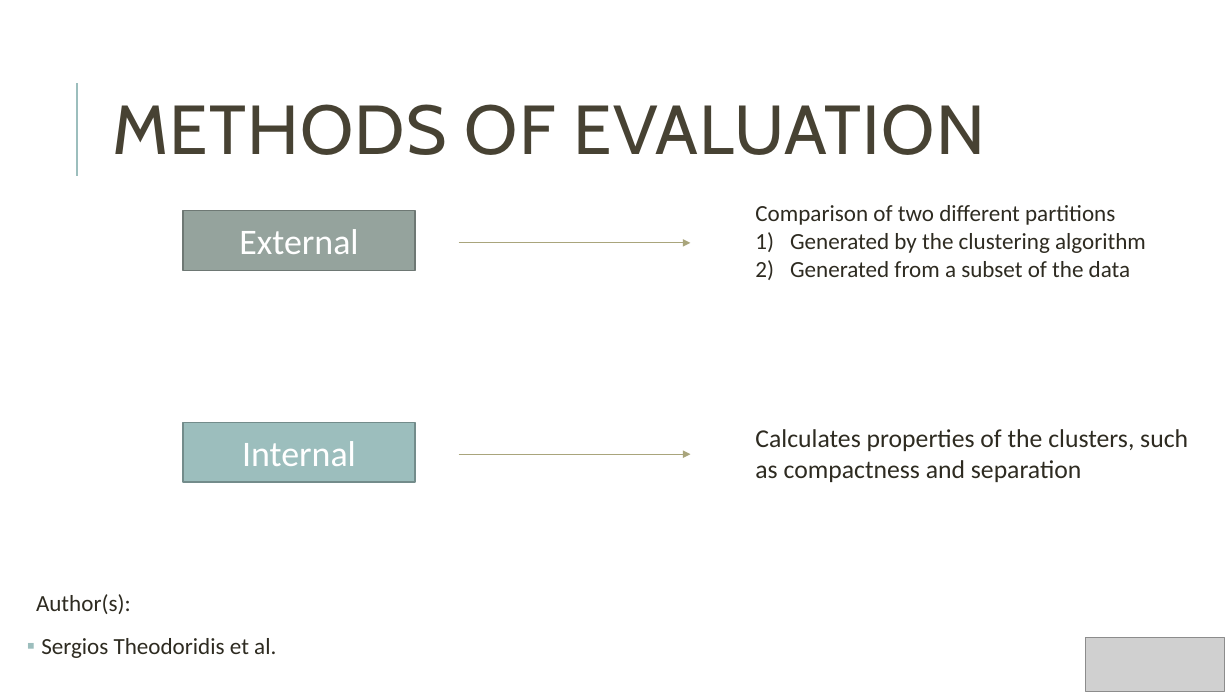
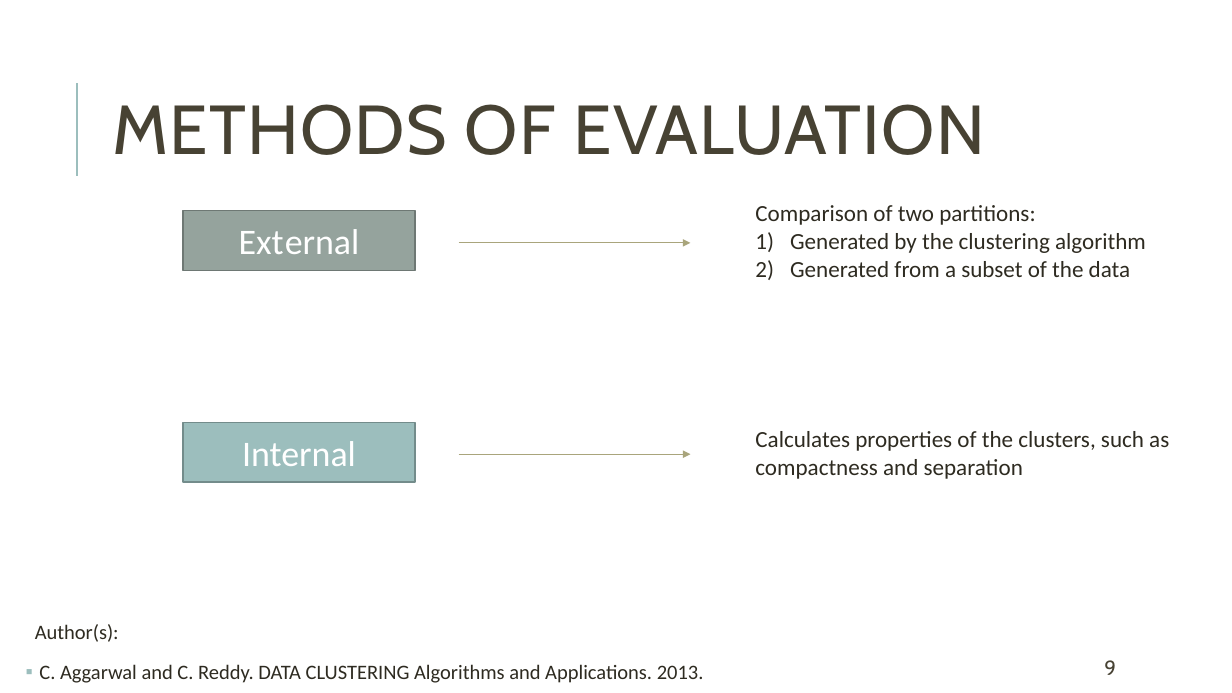
Before and after one commit to Nuno09/MscThesis, a slide deck: slide 9 of Dissertacao/apresentação_tese.pptx (slide 11 before the commit). Drawn at 1232x693 pixels with LibreOffice and Linux fonts; fonts in the diff are those of the drawing; grey boxes stand for pictures. Boxes give left, top, right and bottom in pixels: in the first picture for what was removed or moved away, otherwise in the second. Text is boxed around its words. In the diff, an @@ line names an element or a change of style, - is before the commit and + after.

```diff
--- a/Dissertacao/apresentação_tese.pptx
+++ b/Dissertacao/apresentação_tese.pptx
@@ text at (755,205,1035,225): text changed @@
-Comparison of two different partitions
+Comparison of two partitions:
@@ text "Calculates properties of the clusters, ..." at (755,431,1169,479): size 20 to 18 pt @@
@@ text "Author(s):": place and size @@
-text "Author(s):" at (36,594,276,658)
+text "Author(s):" at (35,624,704,683)
@@ text at (35,624,119,642): size 18 to 16 pt in "Author(s):" @@
@@ picture removed at (1086,638,1226,691) @@
@@ text at (39,664,704,683): text changed; size 18 to 16 pt @@
-▪ Sergios Theodoridis et al.
+▪ C. Aggarwal and C. Reddy. DATA CLUSTERING Algorithms and Applications. 2013.
@@ page number added at (1104,660,1116,675), 16 pt, text #474233 @@
+9
```
Also in this commit, not shown: 41 other slides changed, 1 slide added, 11 slides removed.
